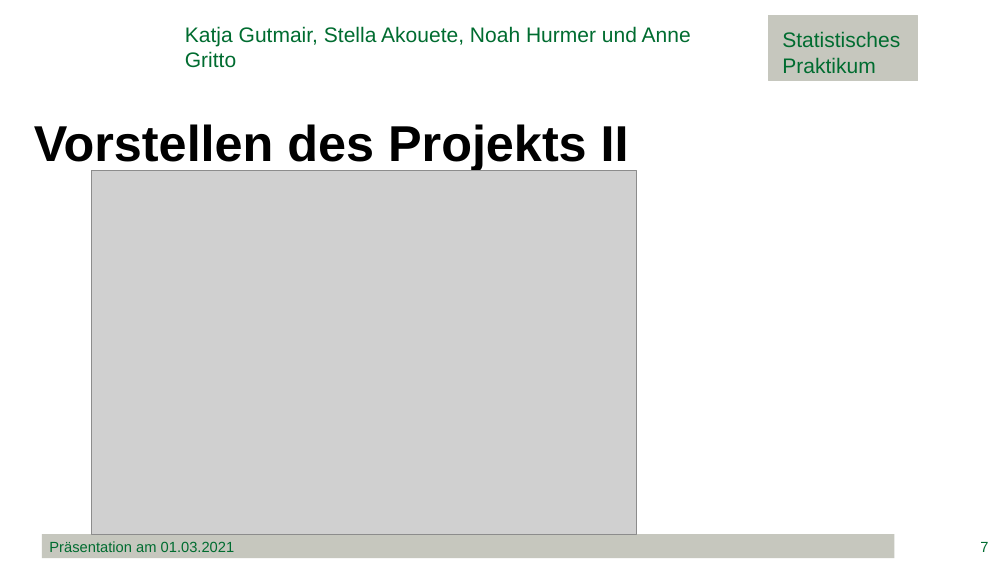
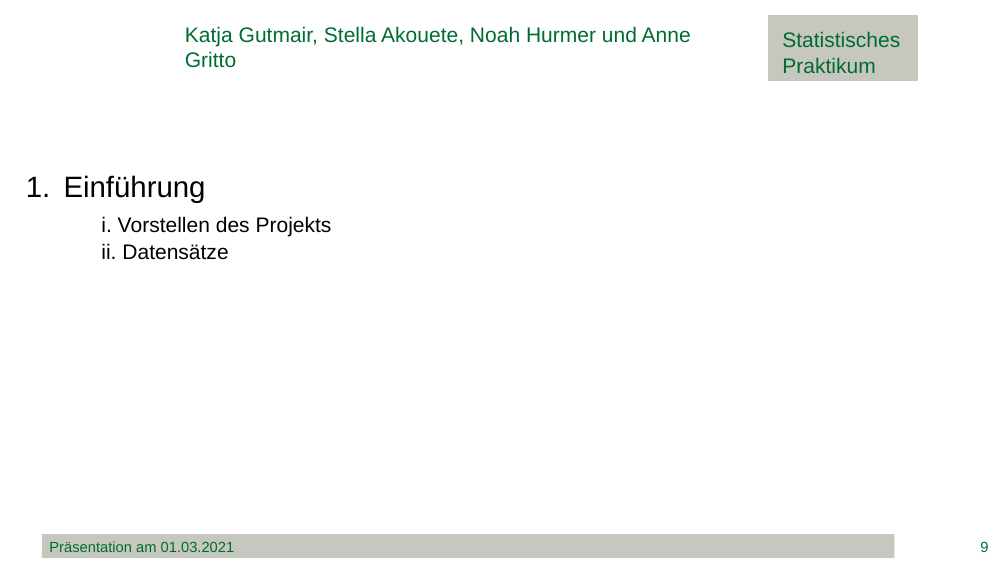
Before and after one commit to minimops/weatherFrog, a slide deck: slide 9 of documentation/ppt/Präsentation.pptx (slide 7 before the commit). Drawn at 1008x567 pixels with LibreOffice and Linux fonts; fonts in the diff are those of the drawing; grey boxes stand for pictures; background and template pictures are left out. Boxes give left, top, right and bottom in pixels: in the first picture for what was removed or moved away, otherwise in the second. Text is boxed around its words. In the diff, an @@ line names an element or a change of style, - is before the commit and + after.

```diff
--- a/documentation/ppt/Präsentation.pptx
+++ b/documentation/ppt/Präsentation.pptx
@@ text at (x1=64, y1=175, x2=332, y2=260): text changed; size 48 to 20 pt; bold off @@
-Vorstellen des Projekts II
+1. Einführung
+i. Vorstellen des Projekts
+ii. Datensätze
@@ picture removed at (x1=91, y1=171, x2=637, y2=535) @@
@@ page number at (x1=980, y1=541, x2=988, y2=552): text changed @@
-7
+9
```
Also in this commit, not shown: 31 other slides changed, 9 slides added, 7 slides removed, 2 other files.
